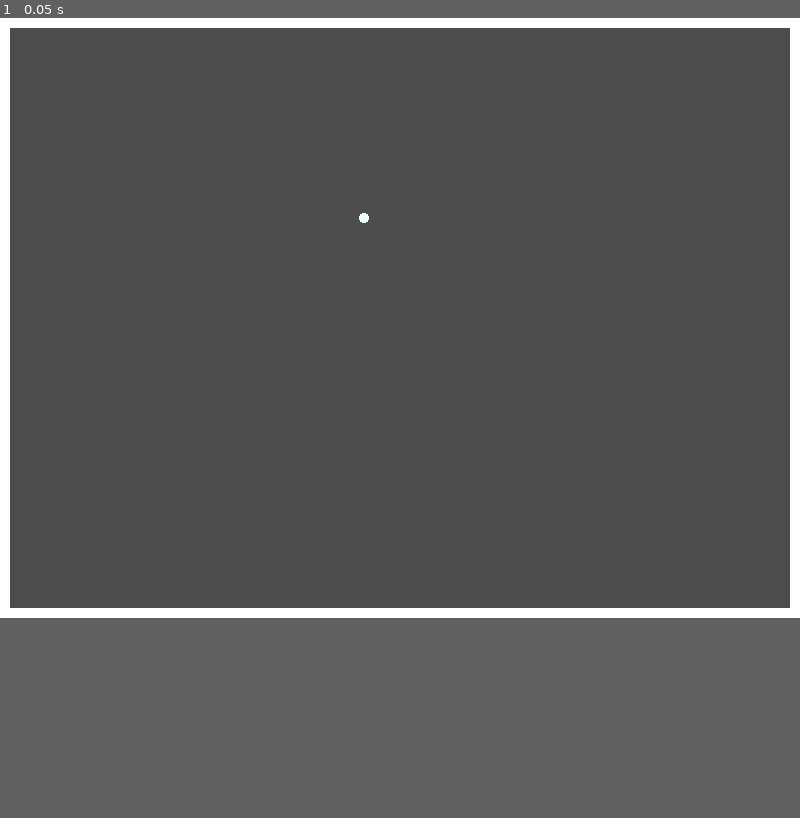
Above: before the commit, frame 1.
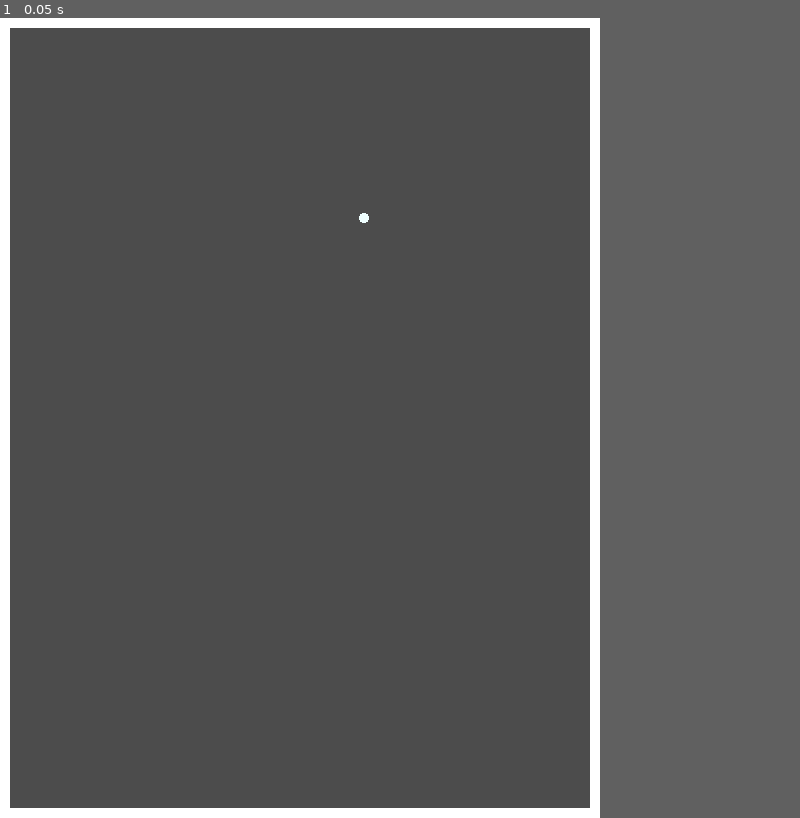
Above: after the commit, the same moment.

Repository: baihakikuncara/arkanoid
Game: Godot game, scene res://Scenes/TestArea.tscn
Two runs of this game, one before a commit and one after it. Both use one fixed random seed, a clock stepped at 60 frames per second and the inputs below.
Inputs:
- Up to frame 1 (0.05 s): no input
In our replay, the window is 800x600 before the commit and 600x800 after it. These sizes can differ from the game's own. Grey fills any space a smaller window leaves; there, only what the larger window draws over its background counts as a difference.

The runs differ from the first frame. In frame 1, 4.9% of the frame differs, in the area x 0-100%, y 0-100%.

Commit message:
-change window to portrait

Diff:
--- a/Scenes/TestArea.tscn
+++ b/Scenes/TestArea.tscn
@@ -75,7 +75,7 @@
 position = Vector2( 800, 0 )
 
 [node name="RightWall" type="Node2D" parent="Walls"]
-position = Vector2( 800, 0 )
+position = Vector2( 600, 0 )
 rotation = 1.5708
 __meta__ = {
 "_edit_group_": true
@@ -108,7 +108,7 @@
 position = Vector2( 800, 0 )
 
 [node name="BottomWall" type="Node2D" parent="Walls"]
-position = Vector2( 0, 600 )
+position = Vector2( 0, 800 )
 __meta__ = {
 "_edit_group_": true
 }
--- a/project.godot
+++ b/project.godot
@@ -16,7 +16,8 @@
 
 [display]
 
-window/size/width=800
+window/size/width=600
+window/size/height=800
 window/size/resizable=false
 
 [gui]
